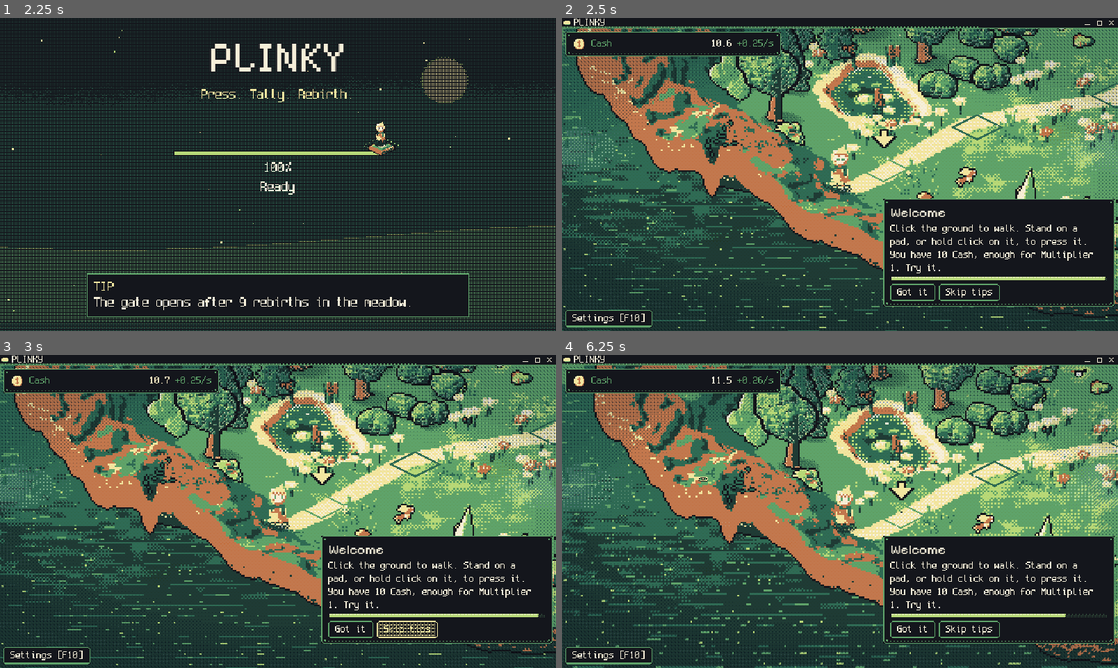
Above: before the commit, frames 1-4 (two rows, left to right).
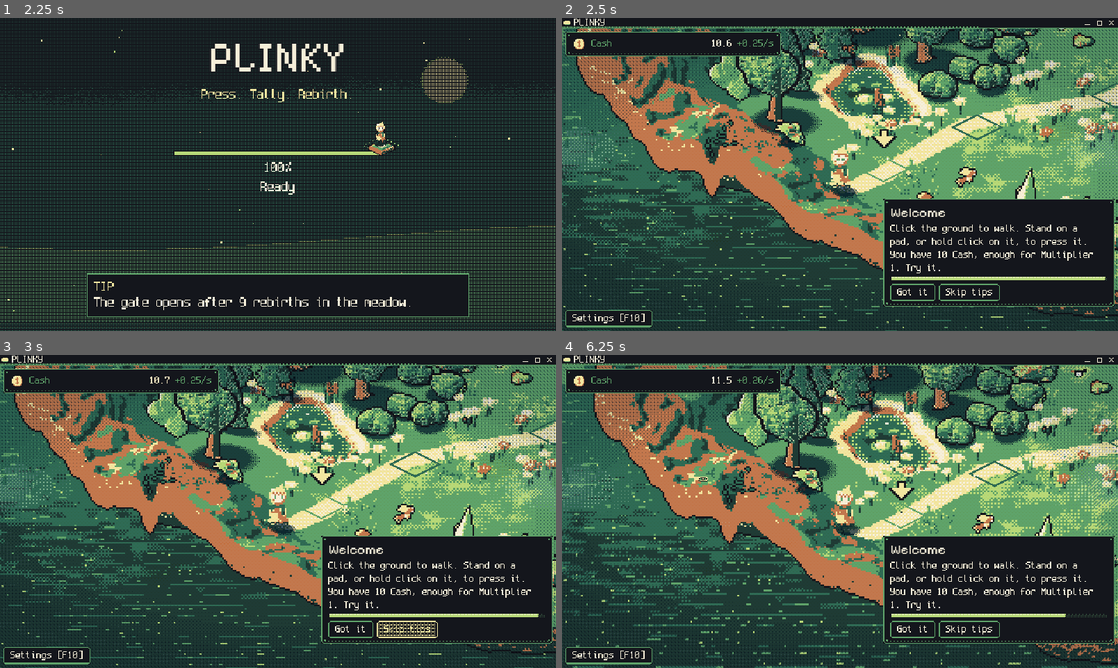
Above: after the commit, the same moments.

Repository: FreezingShock/Plinky
Game: Godot game, scene res://boot/boot.tscn
The game is run twice, just before and just after one commit, with the same random seed, the same clock (stepped at 60 frames per second) and the same inputs.
Inputs (mouse positions are in pixels of both pictures, inside the frame that each line leads up to):
- Up to frame 1 (2.25 s): tap Enter (ui_accept) at 0.5, 0.77, 1.07 s; move the mouse to (400, 158) at 0.52 s; hold D 0.53-1.25 s; tap Space at 0.6 s; click (400, 158) at 0.67 s; drag from (166, 190) to (250, 237) at 1.27 s; move the mouse to (333, 105) at 2.02 s; hold D from 2.03 s (still down); tap 2 at 2.1 s
- Up to frame 2 (2.5 s): keep holding D
- Up to frame 3 (3 s): release D at 2.75 s; click "Skip tips" at 2.75 s
- Up to frame 4 (6.25 s): click "Skip tips" at 3.5 s; drag from (812, 574) to (673, 464) at 4.27 s; move the mouse to (1006, 558) at 5.02 s; hold A (plinky_left) 5.03-5.75 s; tap 1 at 5.1 s; tap Enter (ui_accept) at 5.27, 5.57 s; drag from (673, 464) to (756, 433) at 5.77 s

Frame 1 is identical in both runs. In frame 2, 2.2% of the frame differs, in the area x 33-100%, y 3-75%; in frame 3, 2.2%; in frame 4, 2.4%, in the area x 36-100%, y 3-68%.

Commit message:
Solid, darker, longer prop cast shadows; calmer dusk dither and rays
Co-Authored-By: Claude Sonnet 5.5 <noreply@anthropic.com>
Claude-Session: https://claude.ai/code/session_01Pmx9dTS6r51kioaAYdxq1L

Diff:
--- a/content/config/sky.tres
+++ b/content/config/sky.tres
@@ -8,7 +8,7 @@
 
 [sub_resource type="Gradient" id="g_amt"]
 offsets = PackedFloat32Array(0, 0.2, 0.27, 0.36, 0.5, 0.64, 0.73, 0.8, 1.0)
-colors = PackedColorArray(0, 0, 0, 1, 0.05, 0.05, 0.05, 1, 0.6, 0.6, 0.6, 1, 0.1, 0.1, 0.1, 1, 0.12, 0.12, 0.12, 1, 0.3, 0.3, 0.3, 1, 0.65, 0.65, 0.65, 1, 0.4, 0.4, 0.4, 1, 0, 0, 0, 1)
+colors = PackedColorArray(0, 0, 0, 1, 0.05, 0.05, 0.05, 1, 0.6, 0.6, 0.6, 1, 0.1, 0.1, 0.1, 1, 0.12, 0.12, 0.12, 1, 0.3, 0.3, 0.3, 1, 0.4, 0.4, 0.4, 1, 0.4, 0.4, 0.4, 1, 0, 0, 0, 1)
 
 [sub_resource type="Gradient" id="g_haze"]
 offsets = PackedFloat32Array(0, 0.2, 0.27, 0.36, 0.5, 0.64, 0.73, 0.8, 1.0)
@@ -40,8 +40,8 @@
 grade_amount = SubResource("g_amt")
 haze_color = SubResource("g_haze")
 ray_color = SubResource("g_ray")
-shadow_len_noon = 0.22
-shadow_len_low = 1.05
+shadow_len_noon = 0.3
+shadow_len_low = 1.7
 shadow_len_moon = 0.45
 shadow_moon = 0.35
 shadow_density_foot = 1.0
@@ -55,5 +55,5 @@
 vignette_strength = 0.35
 haze_strength = 0.6
 mist_strength = 0.5
-ray_strength = 1.0
+ray_strength = 0.7
 mist_drift_seconds = 90.0
--- a/render/shaders/cast_shadow.gdshader
+++ b/render/shaders/cast_shadow.gdshader
@@ -6,7 +6,7 @@
 // fade: the density thins from the foot to the tip and toward the edges, picked against the 4x4 Bayer matrix
 // in world texels (a soft penumbra that works with the dither).
 
-uniform vec3 shade : source_color = vec3(0.50, 0.60, 0.72);
+uniform vec3 shade : source_color = vec3(0.28, 0.38, 0.56);
 uniform float strength = 1.0;          // 0..1 overall
 uniform float density_foot = 0.85;
 uniform float density_tip = 0.25;
@@ -25,11 +25,13 @@
 
 void fragment() {
 	vec2 q = (UV - vec2(0.5)) * 2.0;
-	float edge = 1.0 - smoothstep(0.55, 1.0, length(q));      // 1 in the middle, 0 at the rim
+	float core = clamp((1.0 - length(q)) * 3.0, 0.0, 1.0);     // solid inside, dithered only on the rim
 	float along = 1.0 - UV.y;                                  // 0 at the foot end, 1 at the tip
-	float dens = mix(density_foot, density_tip, along) * edge * strength;
+	float dens = mix(density_foot, density_tip, along * along) * core * strength;
+	// solid body, dithered rim and tip: anything above 0.6 is fully shadowed, the rest ramps through the Bayer matrix
+	dens = clamp(dens / 0.6, 0.0, 1.0);
 	float thr = bayer4(ivec2(floor(wpos)));
-	if (thr >= dens) {
+	if (dens < 1.0 && thr >= dens) {
 		COLOR = vec4(1.0, 1.0, 1.0, 0.0);
 	} else {
 		COLOR = vec4(shade, 1.0);
--- a/world/sky_shadows.gd
+++ b/world/sky_shadows.gd
@@ -81,7 +81,7 @@
 
 
 func _place(sp: Sprite2D, foot: Vector2, w: float, h: float) -> void:
-	var wid: float = w * 0.85
+	var wid: float = w * 1.25
 	var span: float = maxf(h * _len, 2.0) + wid * 0.7
 	var dir_s := Vector2(_dir.x, _dir.y * 0.5)               # ground to screen: y squashed 2:1
 	var perp_s := Vector2(-_dir.y, _dir.x * 0.5)
Not shown, changed: docs/decisions.md
